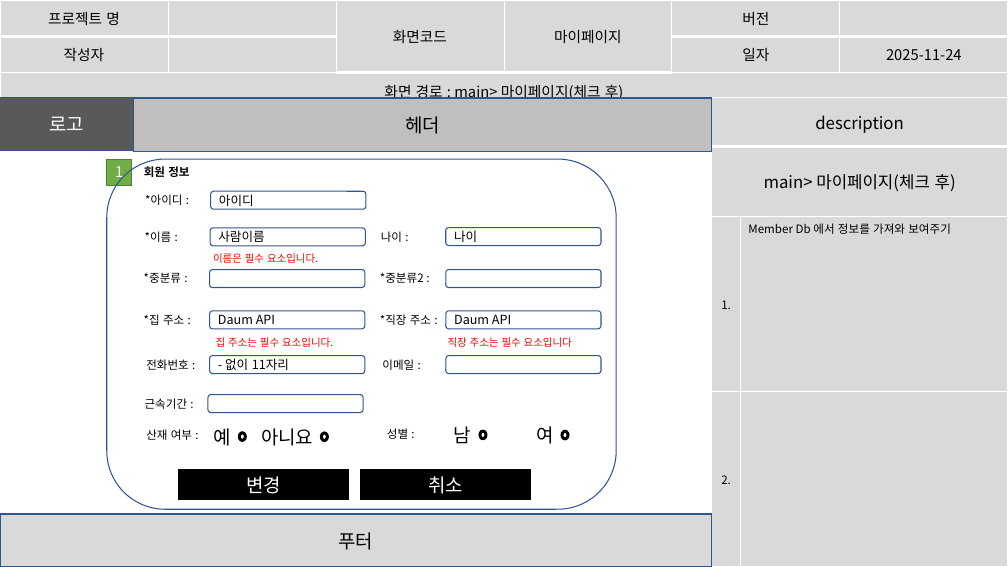
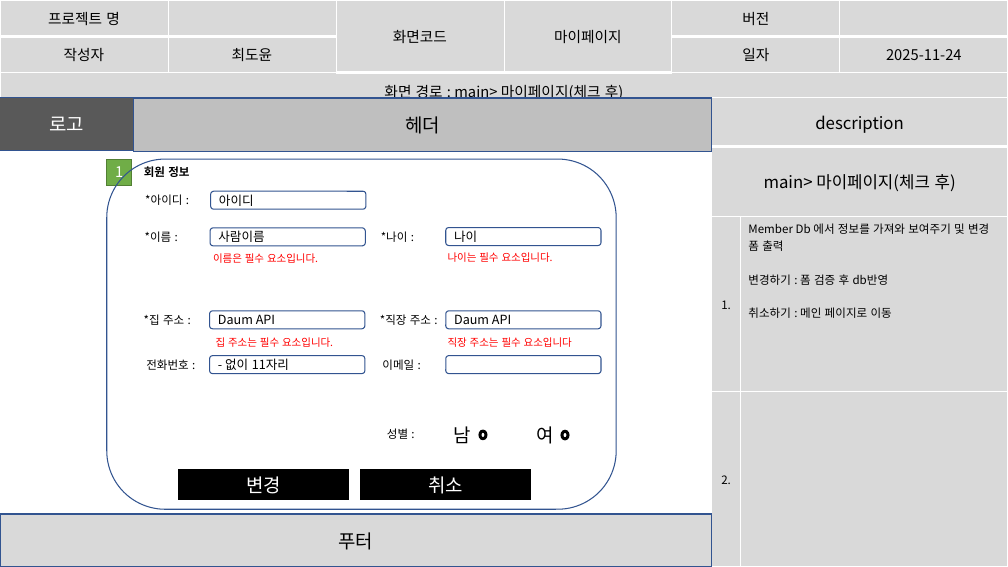
Before and after one commit to imyongchan/source, a slide deck: slide 21 of 스토리보드- 11.20/스토리보드_종합중 (2).pptx (slide 24 before the commit). Drawn at 1008x567 pixels with LibreOffice and Linux fonts; fonts in the diff are those of the drawing. Boxes give left, top, right and bottom in pixels: in the first picture for what was removed or moved away, otherwise in the second. Text is boxed around its words. In the diff, an @@ line names an element or a change of style, - is before the commit and + after.

```diff
--- a/스토리보드- 11.20/스토리보드_종합중 (2).pptx
+++ b/스토리보드- 11.20/스토리보드_종합중 (2).pptx
@@ table at [0, 0, 1007, 103] @@
-row 2, column 2: 
+row 2, column 2: 최도윤
@@ table at [712, 98, 1008, 567] @@
-row 3, column 2: Member Db 에서 정보를 가져와 보여주기
+row 3, column 2: Member Db 에서 정보를 가져와 보여주기 및 변경 폼 출력 / 변경하기 : 폼 검증 후 db반영 / 취소하기 : 메인 페이지로 이동
@@ text at [381, 231, 408, 242]: text changed @@
-나이 :
+*나이 :
@@ text added at [448, 252, 553, 262], 10 pt, text #FF0000 @@
+나이는 필수 요소입니다.
@@ text removed at [144, 273, 181, 283] @@
-*중분류 :
@@ rounded rectangle removed at [209, 270, 364, 288] @@
@@ text removed at [380, 273, 424, 283] @@
-*중분류2 :
@@ rounded rectangle removed at [446, 270, 601, 288] @@
@@ text removed at [145, 398, 188, 409] @@
-근속기간 :
@@ rounded rectangle removed at [208, 395, 363, 413] @@
@@ text removed at [146, 429, 192, 440] @@
-산재 여부 :
@@ text removed at [213, 428, 230, 446] @@
-예
@@ donut removed at [238, 432, 247, 442] @@
@@ text removed at [261, 428, 313, 446] @@
-아니요
@@ donut removed at [321, 432, 329, 442] @@
```
Also in this commit, not shown: 31 other slides changed, 14 slides added, 5 slides removed.
